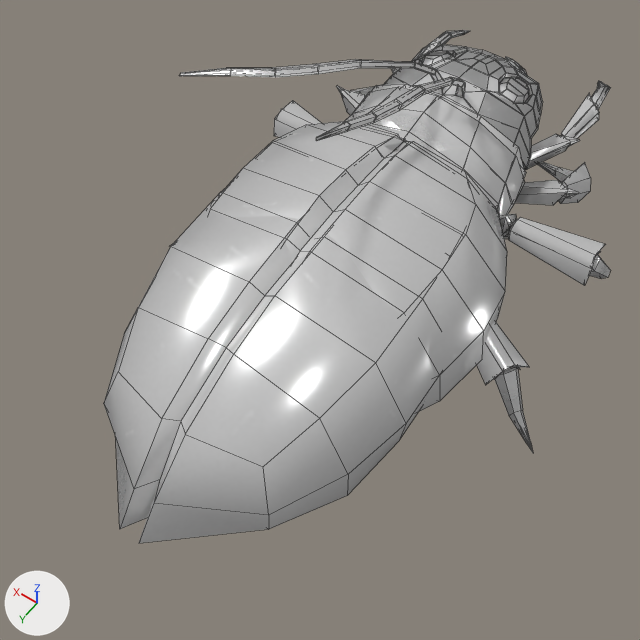
Two versions of the FBX model Assets/Models/Enemies/Cockroach_Smol_&_Anims.fbx, one commit apart.
Rendered twice from a camera (50 mm lens) standing at (-0.315, -0.18, 0.823) and looking at (-0.021, -0.591, 0.176). The axes (+X, +Y, +Z) are drawn at lower left. The lights are the same throughout. The first picture is the older version. Both versions are drawn at frame 92 of the action 'Cockroach_Attack'; the numbers are the values there. Mesh edges are drawn as thin lines. Vertices at exactly the same position are counted once.

The first picture shows 'Cockroach_Smol', 'Cockroach_Smol_2', 'Cockroach_Smol_3'.
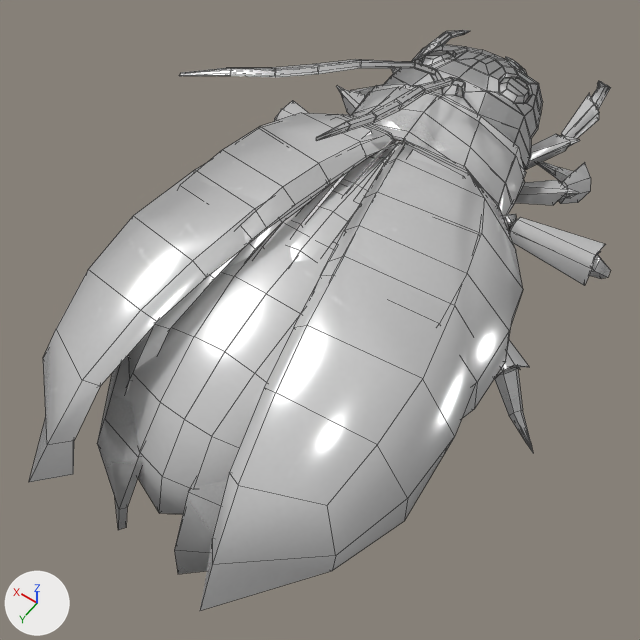
What changed in the scene script:
```text
Change me_cockroach_smol_2_001:
    used by ob_cockroach_smol_2; location = (0.0, 0.0, 0.0); rotation_euler = (1.571, 0.0, 0.0), in degrees (90, 0, 0); scale = (0.01, 0.01, 0.01)
    remove me_cockroach_smol_2_001.from_pydata(...)  # 940 vertices, 962 faces; spans x -23.4..23.6, y 4.9..44.8, z 34.4..105.4
    add me_cockroach_smol_2_001.from_pydata(...)  # 1156 vertices, 1186 faces; spans x -23.4..23.6, y 4.9..44.8, z 32.7..105.4
    me_cockroach_smol_2_001 part 1: a new loose piece of 60 vertices spanning x -14.8..-2.1, y 6.9..28.0, z 35.5..76.8, in mat_spider_smol (its picture is missing)
    me_cockroach_smol_2_001 part 2: a new loose piece of 60 vertices spanning x 2.1..14.8, y 6.9..28.0, z 35.5..76.8, in mat_spider_smol (its picture is missing)
    me_cockroach_smol_2_001 part 3: a new loose piece of 48 vertices spanning x -18.6..-0.2, y 11.9..28.6, z 32.7..77.6, in mat_spider_smol (its picture is missing)
    me_cockroach_smol_2_001 part 4: a new loose piece of 48 vertices spanning x 0.2..18.6, y 11.9..28.6, z 32.7..77.6, in mat_spider_smol (its picture is missing)
    me_cockroach_smol_2_001 part 5
    67 vertices move from x -14.3..14.3, y 11.5..27.5, z 34.4..78.3 to x -13.1..13.1, y 12.4..26.3, z 38.9..77.5
Change me_cockroach_smol_3_001:
    used by ob_cockroach_smol_3; location = (0.0, 0.0, 0.0); rotation_euler = (1.571, 0.0, 0.0), in degrees (90, 0, 0); scale = (0.01, 0.01, 0.01)
    remove me_cockroach_smol_3_001.from_pydata(...)  # 794 vertices, 818 faces; spans x -20.3..20.3, y 6.0..44.8, z 48.3..105.4
    add me_cockroach_smol_3_001.from_pydata(...)  # 1010 vertices, 1042 faces; spans x -20.3..20.3, y 6.0..44.8, z 46.3..105.4
    me_cockroach_smol_3_001 part 11: a new loose piece of 60 vertices spanning x -13.5..-0.3, y 9.0..27.3, z 48.3..77.3, in mat_spider_smol (its picture is missing)
    me_cockroach_smol_3_001 part 12: a new loose piece of 60 vertices spanning x 0.3..13.5, y 9.0..27.3, z 48.3..77.3, in mat_spider_smol (its picture is missing)
    me_cockroach_smol_3_001 part 13: a new loose piece of 48 vertices spanning x 0.2..15.8, y 10.7..28.5, z 46.3..77.6, in mat_spider_smol (its picture is missing)
    me_cockroach_smol_3_001 part 14: a new loose piece of 48 vertices spanning x -15.8..-0.2, y 10.7..28.5, z 46.3..77.6, in mat_spider_smol (its picture is missing)
    me_cockroach_smol_3_001 part 15
    61 vertices move from x -13.6..13.6, y 11.0..27.4, z 48.3..78.0 to x -12.4..12.4, y 12.2..26.4, z 50.3..77.4
Change me_cockroach_smol_001:
    used by ob_cockroach_smol; location = (0.0, 0.0, 0.0); rotation_euler = (1.571, 0.0, 0.0), in degrees (90, 0, 0); scale = (0.01, 0.01, 0.01)
    remove me_cockroach_smol_001.from_pydata(...)  # 968 vertices, 995 faces; spans x -23.4..23.6, y 5.9..44.8, z 44.0..105.4
    add me_cockroach_smol_001.from_pydata(...)  # 1148 vertices, 1183 faces; spans x -23.4..23.6, y 5.9..44.8, z 42.0..105.4
    me_cockroach_smol_001 part 6: a new loose piece of 60 vertices spanning x 0.7..14.1, y 7.6..27.1, z 44.3..77.0, in mat_spider_smol (its picture is missing)
    me_cockroach_smol_001 part 7: a new loose piece of 60 vertices spanning x -14.1..-0.7, y 7.6..27.1, z 44.3..77.0, in mat_spider_smol (its picture is missing)
    me_cockroach_smol_001 part 8: a new loose piece of 48 vertices spanning x -17.8..-0.2, y 13.0..28.9, z 42.0..77.6, in mat_spider_smol (its picture is missing)
    me_cockroach_smol_001 part 9: a new loose piece of 48 vertices spanning x 0.2..17.8, y 13.0..28.9, z 42.0..77.6, in mat_spider_smol (its picture is missing)
    me_cockroach_smol_001 part 10
    50 vertices are removed from x -15.3..15.3, y 13.6..27.8, z 44.0..78.7
    68 faces are deleted
    12 vertices move from x -15.6..15.6, y 12.9..21.2, z 46.4..71.7 to x -13.4..13.3, y 16.2..20.5, z 47.8..70.4
    14 vertices are added at x -11.0..11.0, y 19.5..24.3, z 51.6..74.6
    32 new faces join them
```

Pixel boxes [x1, y1, x2, y2] of what changed, in the pictures (640 x 640 px; the box of a moved part takes in the faces that stretch with it):
'Cockroach_Smol_2', reshaped (15% wider, 14% taller): before [104, 44, 600, 543]; after [29, 44, 600, 611]
'Cockroach_Smol', reshaped: before [182, 30, 611, 452]; after [126, 30, 611, 452]
'Cockroach_Smol_3', reshaped (16% taller): before [180, 50, 538, 240]; after [180, 50, 538, 270]
part 1 of me_cockroach_smol_2_001, added (mostly hidden): after [174, 149, 459, 574]
part 2 of me_cockroach_smol_2_001, added (mostly hidden): after [97, 118, 372, 530]
part 3 of me_cockroach_smol_2_001, added: after [200, 141, 475, 611]
part 4 of me_cockroach_smol_2_001, added: after [29, 116, 396, 482]
part 5 of me_cockroach_smol_2_001, moved or reshaped: before [104, 128, 438, 543]; after [128, 140, 404, 514]
part 6 of me_cockroach_smol_001, added: after [295, 170, 351, 232]
part 7 of me_cockroach_smol_001, added (mostly hidden): after [328, 214, 354, 249]
part 8 of me_cockroach_smol_001, added: after [317, 142, 523, 418]
part 9 of me_cockroach_smol_001, added: after [126, 113, 396, 392]
part 10 of me_cockroach_smol_001, built on: before [210, 121, 507, 412]; after [290, 153, 389, 262]
part 11 of me_cockroach_smol_3_001, added (mostly hidden): after [360, 142, 402, 196]
part 12 of me_cockroach_smol_3_001, added: after [340, 139, 394, 187]
part 13 of me_cockroach_smol_3_001, added (mostly hidden): after [224, 126, 396, 270]
part 14 of me_cockroach_smol_3_001, added (mostly hidden): after [397, 143, 479, 239]
part 15 of me_cockroach_smol_3_001, moved or reshaped (mostly hidden): before [270, 142, 462, 240]; after [381, 146, 396, 155]
